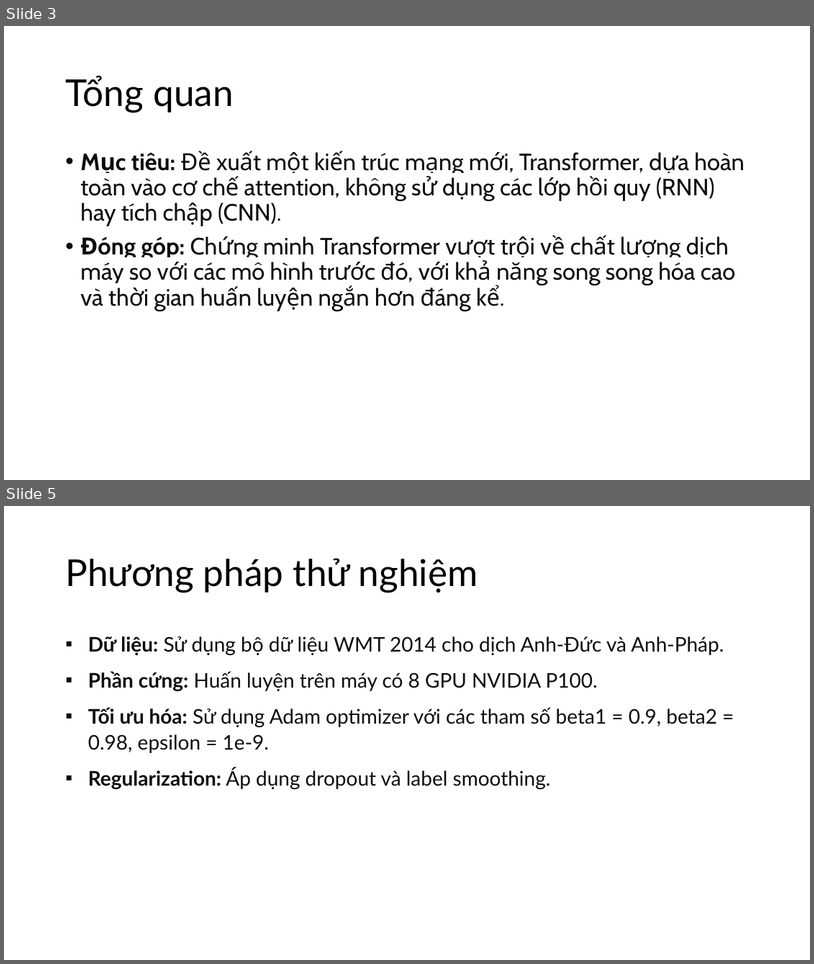
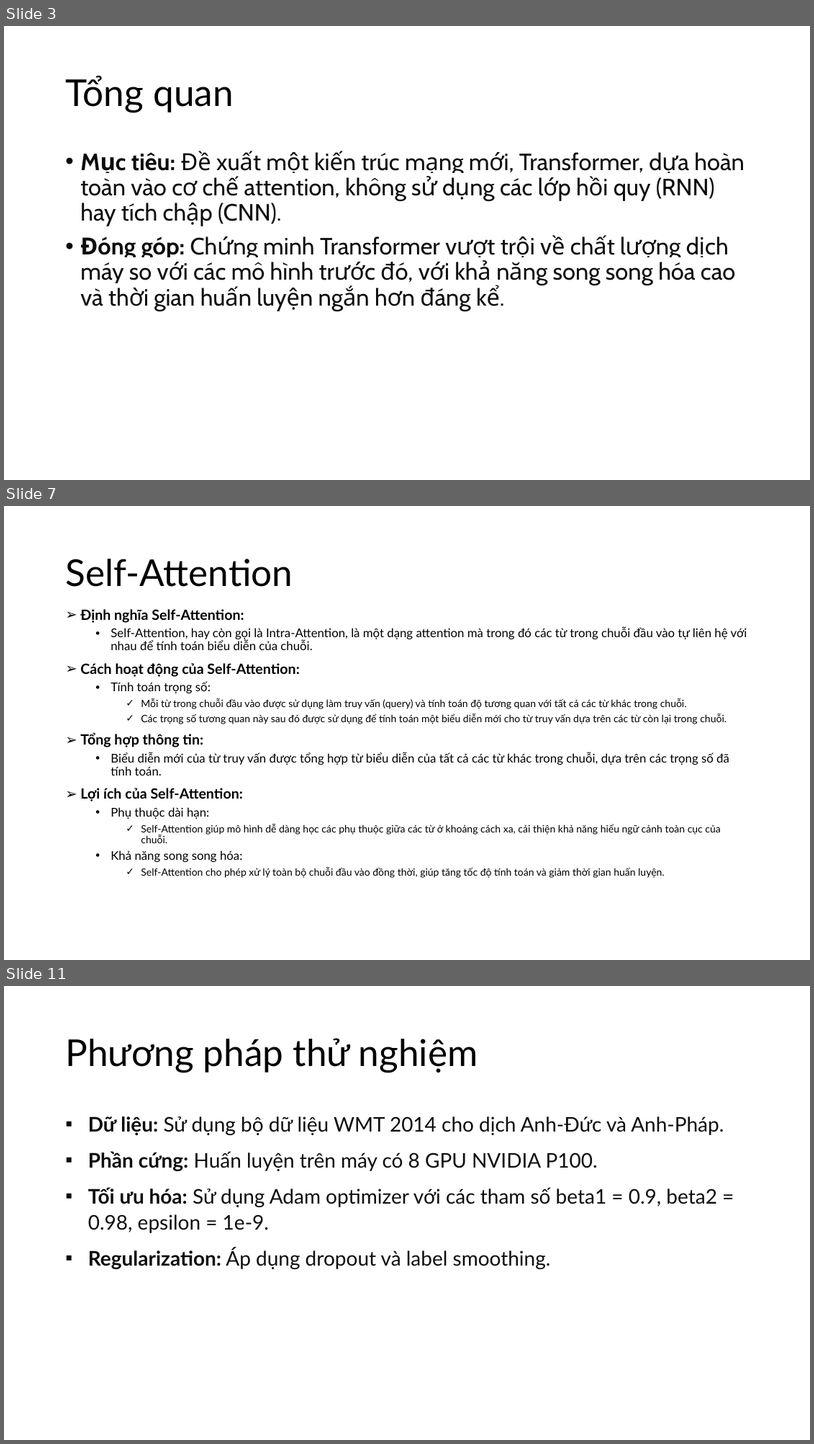
Before and after one commit to thanhtai9606/lab-master, a slide deck: lab/all you need/Attention Is All You Need.pptx. Shown one above the other, each under a label of ours: slides 3 and 5 before the commit, slides 3, 7 and 11 after it; the slides between them are not shown. The pictures are 814x964 and 814x1444 pixels, drawn with LibreOffice and Linux fonts; fonts in the diff are those of the drawing. Boxes give left, top, right and bottom in pixels: in the first picture for what was removed or moved away, otherwise in the second. Text is boxed around its words. In the diff, an @@ line names an element or a change of style, - is before the commit and + after.

```diff
--- a/lab/all you need/Attention Is All You Need.pptx
+++ b/lab/all you need/Attention Is All You Need.pptx
@@ slide 7 added at (x1=4, y1=506, x2=810, y2=960), background #FFFFFF @@
@@ title added at (x1=65, y1=559, x2=293, y2=587), 44 pt, text #000000 @@
+Self-Attention
@@ text added at (x1=80, y1=609, x2=748, y2=878), 12 pt, text #000000 @@
+➢ Định nghĩa Self-Attention:
+  • Self-Attention, hay còn gọi là Intra-Attention, là một dạng attention mà trong đó các từ trong chuỗi đầu vào tự liên hệ với nhau để tính toán biểu diễn của chuỗi.
+➢ Cách hoạt động của Self-Attention:
+  • Tính toán trọng số:
+    ✓ Mỗi từ trong chuỗi đầu vào được sử dụng làm truy vấn (query) và tính toán độ tương quan với tất cả các từ khác trong chuỗi.
+    ✓ Các trọng số tương quan này sau đó được sử dụng để tính toán một biểu diễn mới cho từ truy vấn dựa trên các từ còn lại trong chuỗi.
+➢ Tổng hợp thông tin:
+  • Biểu diễn mới của từ truy vấn được tổng hợp từ biểu diễn của tất cả các từ khác trong chuỗi, dựa trên các trọng số đã tính toán.
+➢ Lợi ích của Self-Attention:
+  • Phụ thuộc dài hạn:
+    ✓ Self-Attention giúp mô hình dễ dàng học các phụ thuộc giữa các từ ở khoảng cách xa, cải thiện khả năng hiểu ngữ cảnh toàn cục của chuỗi.
+  • Khả năng song song hóa:
+    ✓ Self-Attention cho phép xử lý toàn bộ chuỗi đầu vào đồng thời, giúp tăng tốc độ tính toán và giảm thời gian huấn luyện.
@@ what was slide 5 is now slide 11 @@
```
Also in this commit, not shown: 1 slide changed, 5 other slides added, 2 other files.
